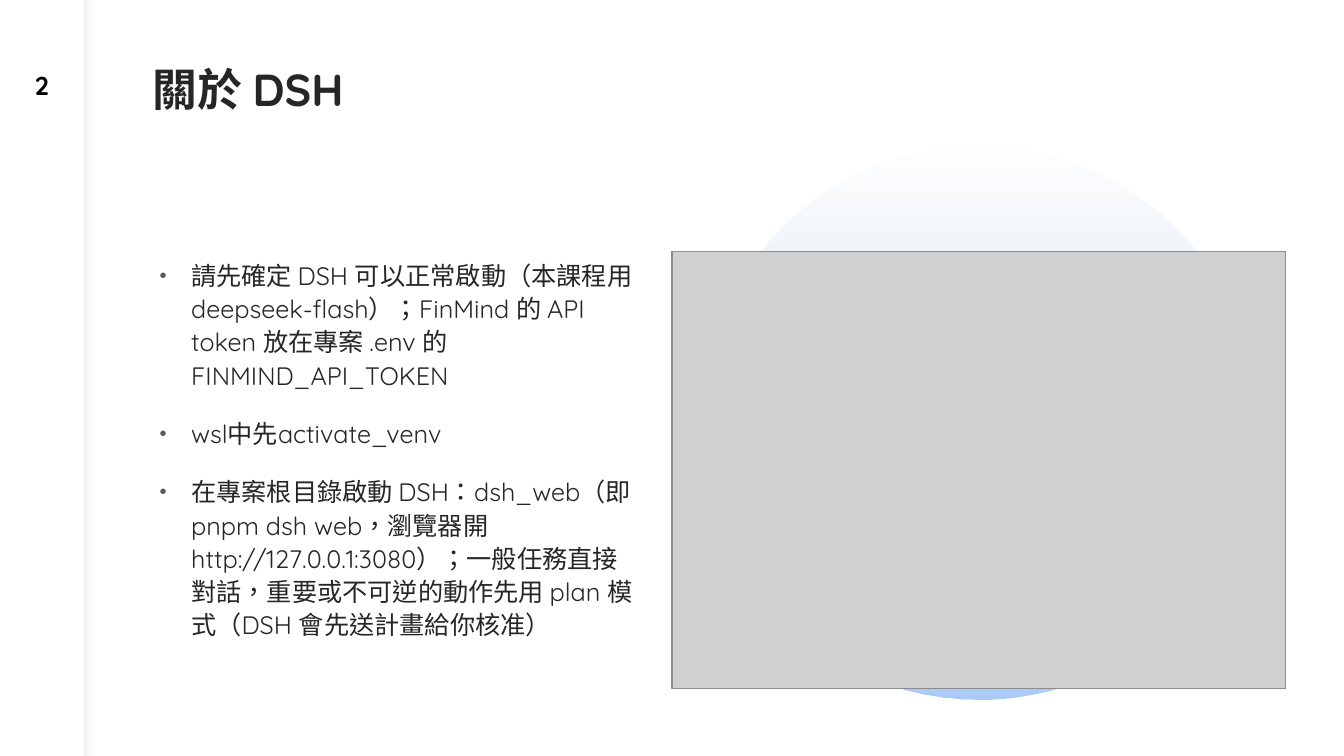
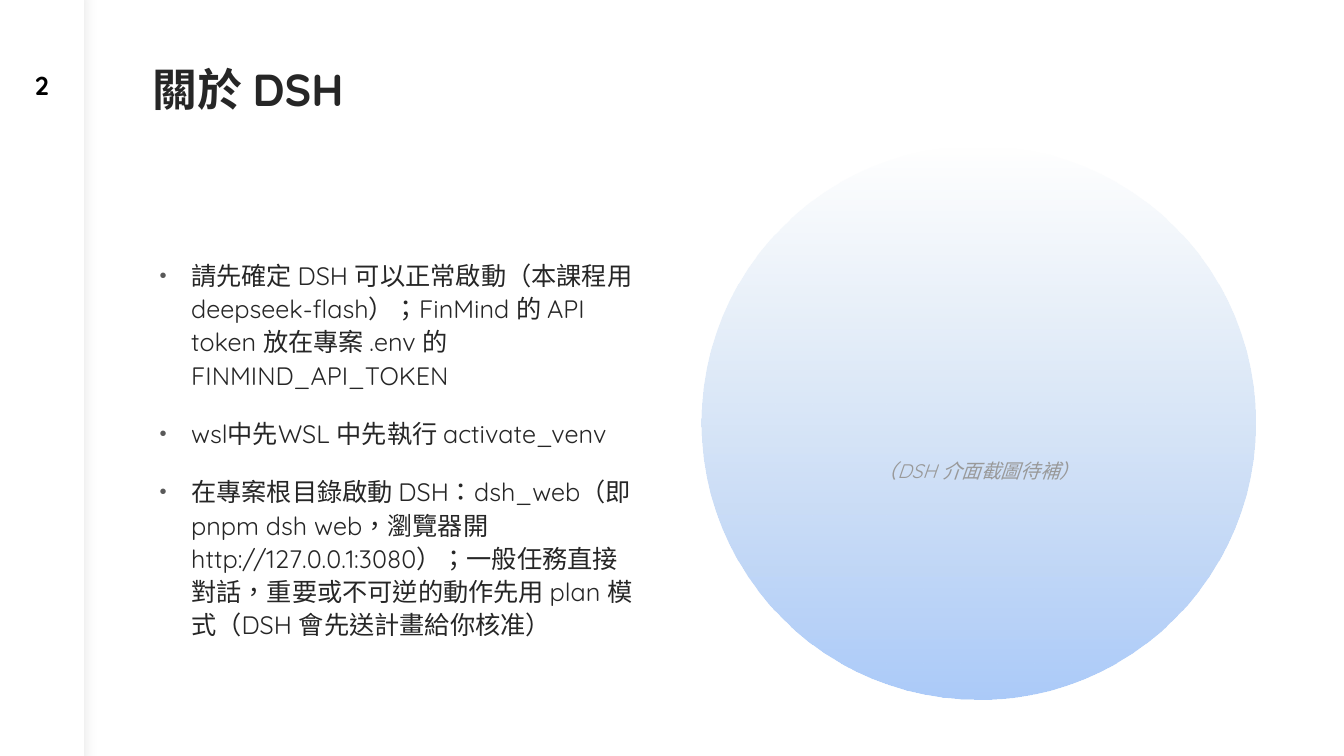
Before and after one commit to dinchentech/tw-selfselect, a slide deck: slide 2 of plans/ppt/TW-SELFSELECT台股買賣自動化系統-W3-講稿版.pptx. Drawn at 1344x756 pixels with LibreOffice and Linux fonts; fonts in the diff are those of the drawing; grey boxes stand for pictures. Boxes give left, top, right and bottom in pixels: in the first picture for what was removed or moved away, otherwise in the second. Text is boxed around its words. In the diff, an @@ line names an element or a change of style, - is before the commit and + after.

Commit message:
plans/ppt：移除舊 opencode 截圖、裁掉舊狀態列，說明補進 README
- W3 s2–s6、s19、s20 的 opencode 介面截圖移除，原位置留淡色「（DSH 介面截圖待補）」
- W5 s16/s17 保留計畫表與測試輸出，只裁掉底部舊狀態列（Prometheus/Sisyphus 字樣）
- W5 s15/s16/s19/s20 的「Plan Builder / .omo/plans / start-work」字樣改成 plan 模式說法
- W3 s6 標題縮短；README 補「DSH 化對照表」「截圖處理」「仍待處理」

```diff
--- a/plans/ppt/TW-SELFSELECT台股買賣自動化系統-W3-講稿版.pptx
+++ b/plans/ppt/TW-SELFSELECT台股買賣自動化系統-W3-講稿版.pptx
@@ picture removed at (671,252,1285,689) @@
@@ text at (191,421,606,447): text changed @@
-• wsl中先activate_venv
+• wsl中先WSL 中先執行 activate_venv
@@ text added at (878,461,1079,480), 14 pt, text #999999, italic @@
+（DSH 介面截圖待補）
```
Also in this commit, not shown: 6 other slides changed, 2 other files.
